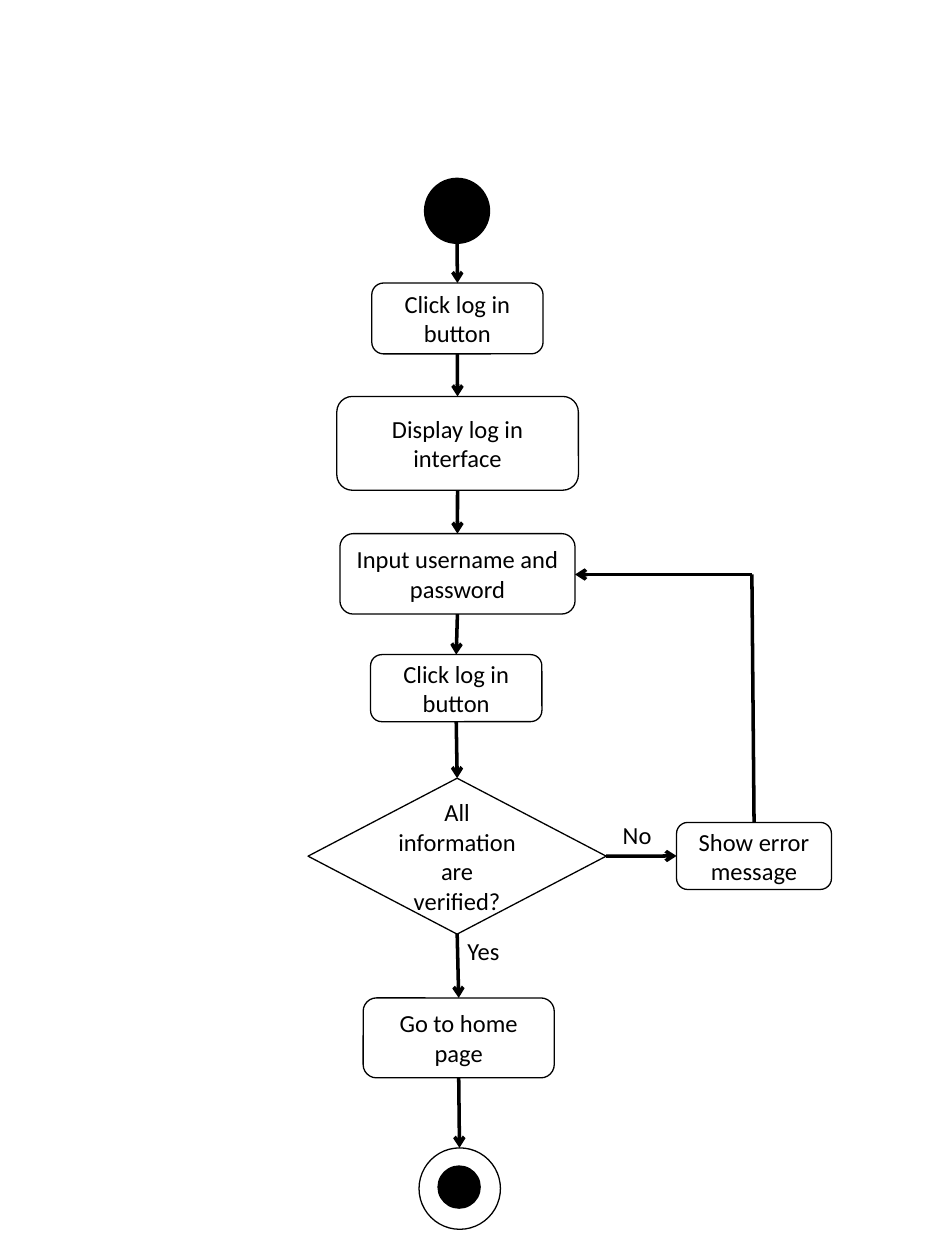
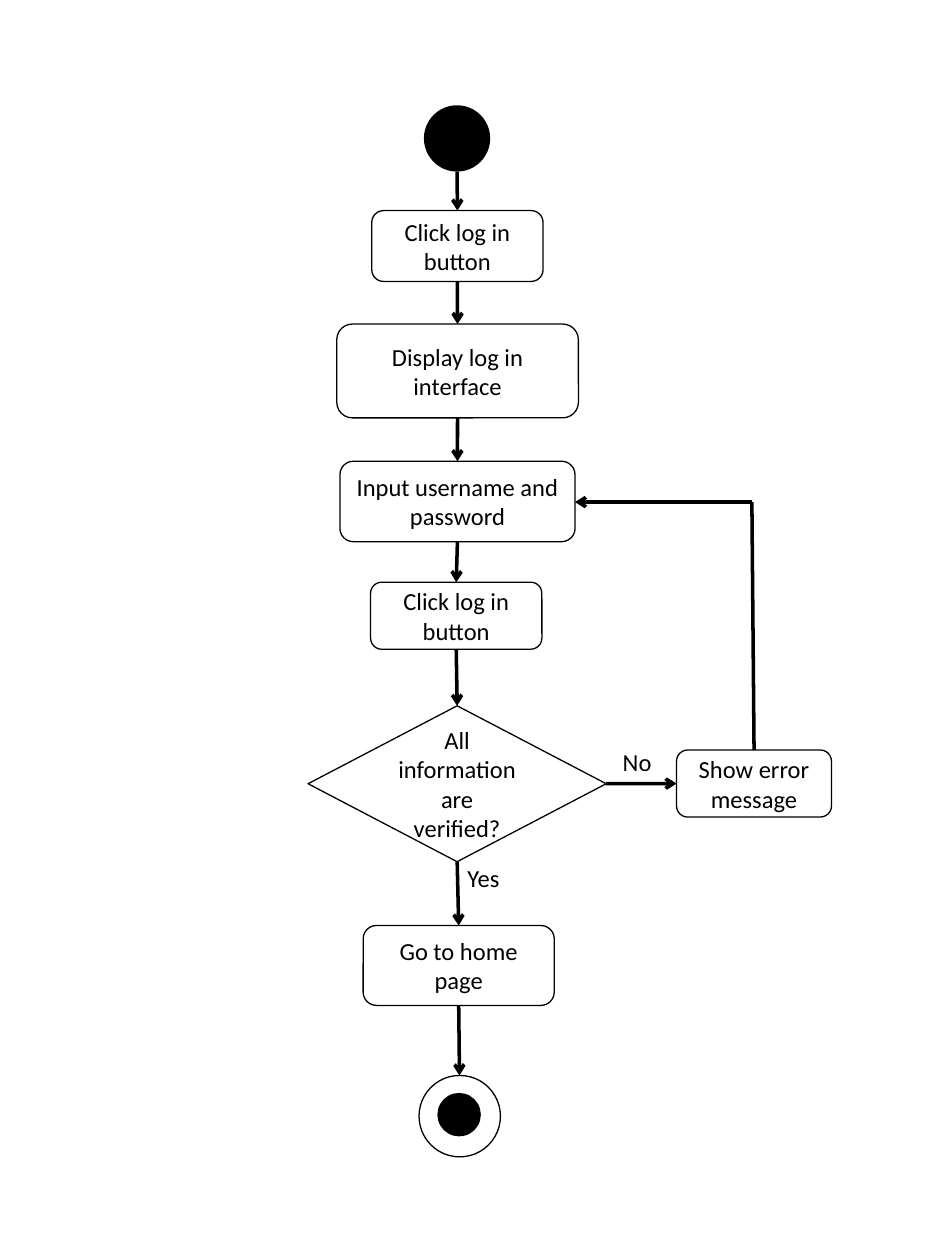
Before and after one commit to asciidaitoon/HanDIYcraft, a slide deck: slide 2 of Design/AD web.pptx. Drawn at 945x1260 pixels with LibreOffice and Linux fonts; fonts in the diff are those of the drawing. Boxes give left, top, right and bottom in pixels: in the first picture for what was removed or moved away, otherwise in the second. Text is boxed around its words. In the diff, an @@ line names an element or a change of style, - is before the commit and + after.

```diff
--- a/Design/AD web.pptx
+++ b/Design/AD web.pptx
@@ 5 rounded rectangles, 4 arrows, 2 texts, 1 diamond, 1 ellipse, 1 line moved together from (x1=309, y1=244, x2=832, y2=1208) to (x1=309, y1=171, x2=832, y2=1135) @@
@@ 5 arrows, 2 ellipses, 1 rounded rectangle moved together from (x1=363, y1=178, x2=677, y2=1230) to (x1=363, y1=106, x2=677, y2=1158) @@
```
Also in this commit, not shown: 4 other slides changed, 26 slides added, 1 slide removed, 14 other files.
